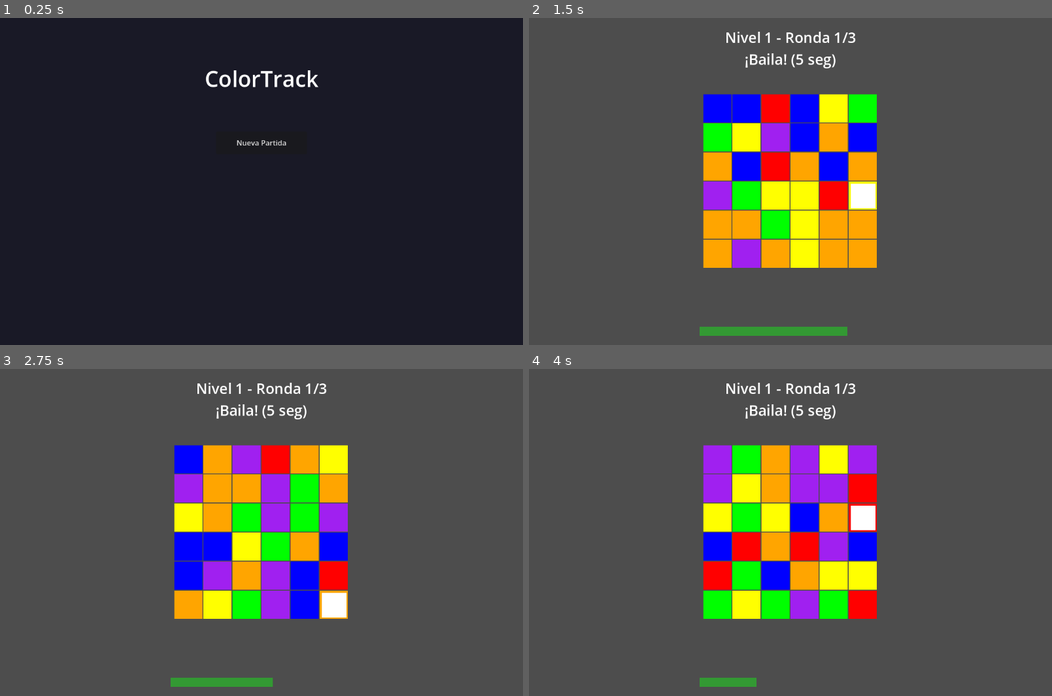
Above: before the commit, frames 1-4 (two rows, left to right).
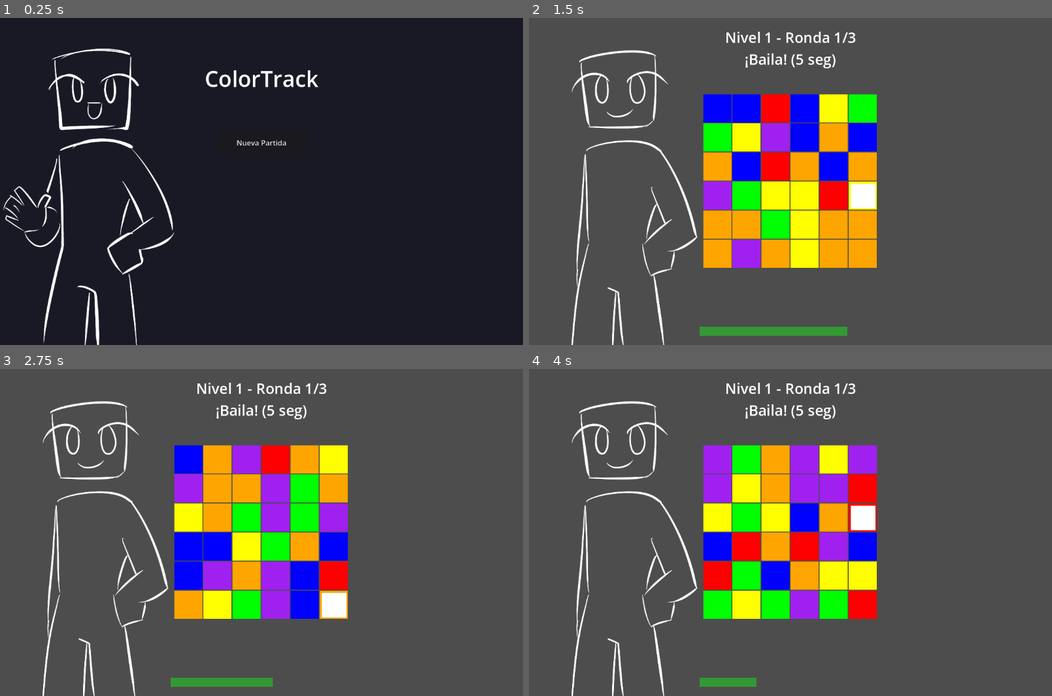
Above: after the commit, the same moments.

Repository: aTeresaTorres/ColorTrack
Game: Godot game, scene res://scenes/MainMenu.tscn
The game is run twice, just before and just after one commit, with the same random seed, the same clock (stepped at 60 frames per second) and the same inputs.
Inputs:
- Up to frame 1 (0.25 s): no input
- Up to frame 2 (1.5 s): click "Nueva Partida" at 0.5 s; hold D (move_right) from 1.28 s (still down)
- Up to frame 3 (2.75 s): release D (move_right) at 2.03 s; hold S (move_down) from 2.03 s (still down)
- Up to frame 4 (4 s): release S (move_down) at 2.78 s; hold D (move_right) 2.78-3.53 s; hold W (move_up) from 3.53 s (still down)

The runs differ from the first frame. In frame 1, 2.3% of the frame differs, in the area x 0-34%, y 9-100%; in frame 2, 1.8%; in frame 3, 1.8%; in frame 4, 1.8%.

Commit message:
Assets de un asistente para cuando inicia, baila, gana y pierde el jugador

Diff:
--- a/color-track-version-02/scripts/level.gd
+++ b/color-track-version-02/scripts/level.gd
@@ -15,13 +15,15 @@
 var target_color: Color
 var grid_colors: Array = []
 var player_pos: Vector2i = Vector2i(3, 3)
-var time_left: float = 5.0
+var time_left: float = 5
 var round: int = 1
 var dance_timer: float = 0.0
 var move_cooldown: float = 0.0  # Para controlar velocidad
 
 var pause_panel: ColorRect
 var pause_button: Button
+
+var character_sprite: Sprite2D
 
 func _ready():
 	if has_meta("current_level"):
@@ -32,6 +34,7 @@
 	_setup_player()
 	_setup_ui()
 	_setup_music()
+	_setup_character("guyStanding")
 	_update_level_display()
 	_start_dance_phase()
 
@@ -108,6 +111,7 @@
 		music_player.stream = default_music
 
 func _start_dance_phase():
+	change_character_image("guyStanding")
 	current_phase = "dance"
 	time_left = 5.0
 	dance_timer = 0.0
@@ -215,6 +219,7 @@
 	var current_cell_color = grid_colors[player_pos.y][player_pos.x]
 
 	if current_cell_color == target_color:
+		change_character_image("guyWinner")
 		# GANÓ la ronda
 		round += 1
 		var level_complete = round > 3
@@ -233,6 +238,7 @@
 					color_rect.color = Color.BLACK
 	else:
 		# PERDIÓ
+		change_character_image("guyLoser")
 		pause_button.text = "REINTENTAR"
 
 	# Mostrar panel SIN pausar primero
@@ -244,6 +250,7 @@
 	get_tree().paused = true
 
 func _next_round():
+	change_character_image("guyStanding")
 	# Limpiar y empezar nueva ronda (mismo nivel)
 	current_phase = "dance"
 	round = round  # Ya aumentado en _validate_result
@@ -273,6 +280,7 @@
 	_restart_level_with_new_level()
 
 func _restart_level_with_new_level():
+	change_character_image("guyStanding")
 	# Limpiar todo
 	for child in grid_container.get_children():
 		child.queue_free()
@@ -289,6 +297,7 @@
 	_start_dance_phase()
 
 func _restart_level():
+	change_character_image("guyStanding")
 	# Reiniciar el nivel actual
 	current_phase = "dance"
 	round = 1
@@ -305,7 +314,7 @@
 	_start_dance_phase()
 
 func _on_pause_button_pressed():
-	print("Botón presionado: ", pause_button.text)  # Debug
+	#print("Botón presionado: ", pause_button.text)  # Debug
 
 	# Despausar
 	get_tree().paused = false
@@ -317,3 +326,29 @@
 		_next_round()
 	elif pause_button.text == "SIGUIENTE NIVEL":
 		_complete_level()
+
+func _setup_character(image_name: String):
+	character_sprite = Sprite2D.new()
+	var texture_path = "res://assets/images/" + image_name + ".png"
+	if ResourceLoader.exists(texture_path):
+		var texture = load(texture_path)
+		character_sprite.texture = texture
+		character_sprite.position = Vector2(200, 360)
+		add_child(character_sprite)
+		print("Personaje añadido correctamente")
+	else:
+		print("No se encontró la imagen: ", texture_path)
+
+func change_character_image(image_name: String):
+	var texture_path = "res://assets/images/" + image_name + ".png"
+	print("Intentando cargar: ", texture_path)  # Debug
+
+	if ResourceLoader.exists(texture_path):
+		var texture = load(texture_path)
+		if character_sprite:
+			character_sprite.texture = texture
+			print("Éxito: cambiado a ", image_name)
+		else:
+			print("character_sprite es null")
+	else:
+		print("No existe el archivo: ", texture_path)
--- a/color-track-version-02/scripts/main_menu.gd
+++ b/color-track-version-02/scripts/main_menu.gd
@@ -2,6 +2,8 @@
 
 var screen_width = 1152
 var screen_height = 720
+
+var character_sprite: Sprite2D
 
 func _ready():
 	get_window().size = Vector2i(screen_width, screen_height)
@@ -41,6 +43,10 @@
 		continue_btn.pressed.connect(_on_continue_pressed)
 		add_child(continue_btn)
 
+	# Añadir personaje
+	_setup_character("guyWaving")
+
+
 func load_saved_level() -> int:
 	if FileAccess.file_exists("user://savegame.save"):
 		var file = FileAccess.open("user://savegame.save", FileAccess.READ)
@@ -66,3 +72,12 @@
 	level_scene.set_meta("current_level", level)
 	get_tree().root.add_child(level_scene)
 	queue_free()
+
+func _setup_character(image_name: String):
+	character_sprite = Sprite2D.new()
+	var texture_path = "res://assets/images/" + image_name + ".png"
+	if ResourceLoader.exists(texture_path):
+		var texture = load(texture_path)
+		character_sprite.texture = texture
+		character_sprite.position = Vector2(200, 360)  # Izquierda, centrado vertical
+		add_child(character_sprite)
Binary file added: color-track-version-02/assets/images/guyLoser.png
Not shown, added: color-track-version-02/assets/images/guyLoser.png.import
Binary file added: color-track-version-02/assets/images/guyStanding.png
Not shown, added: color-track-version-02/assets/images/guyStanding.png.import
Binary file added: color-track-version-02/assets/images/guyWaving.png
Not shown, added: color-track-version-02/assets/images/guyWaving.png.import
Binary file added: color-track-version-02/assets/images/guyWinner.png
Not shown, added: color-track-version-02/assets/images/guyWinner.png.import
